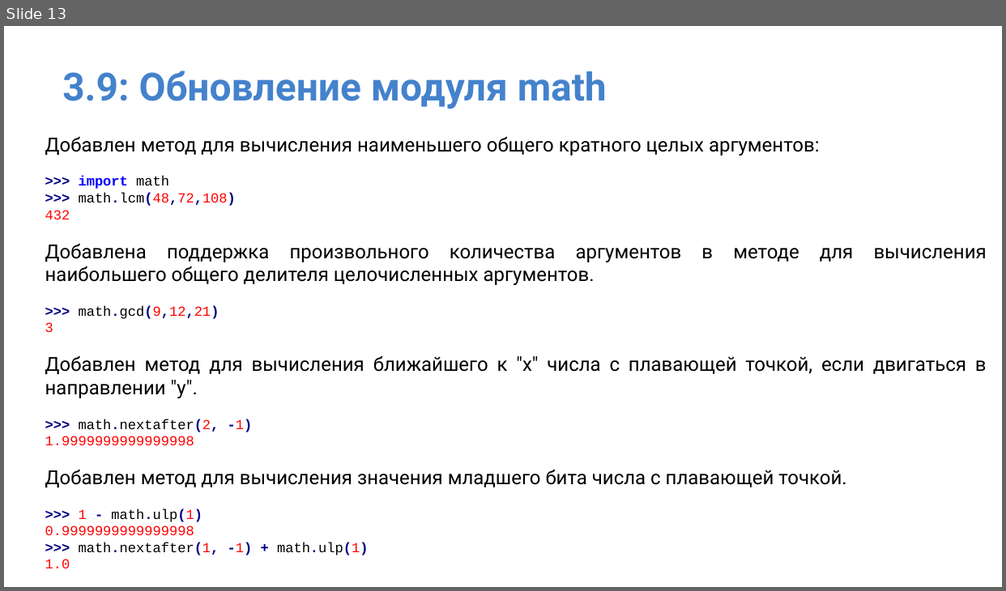
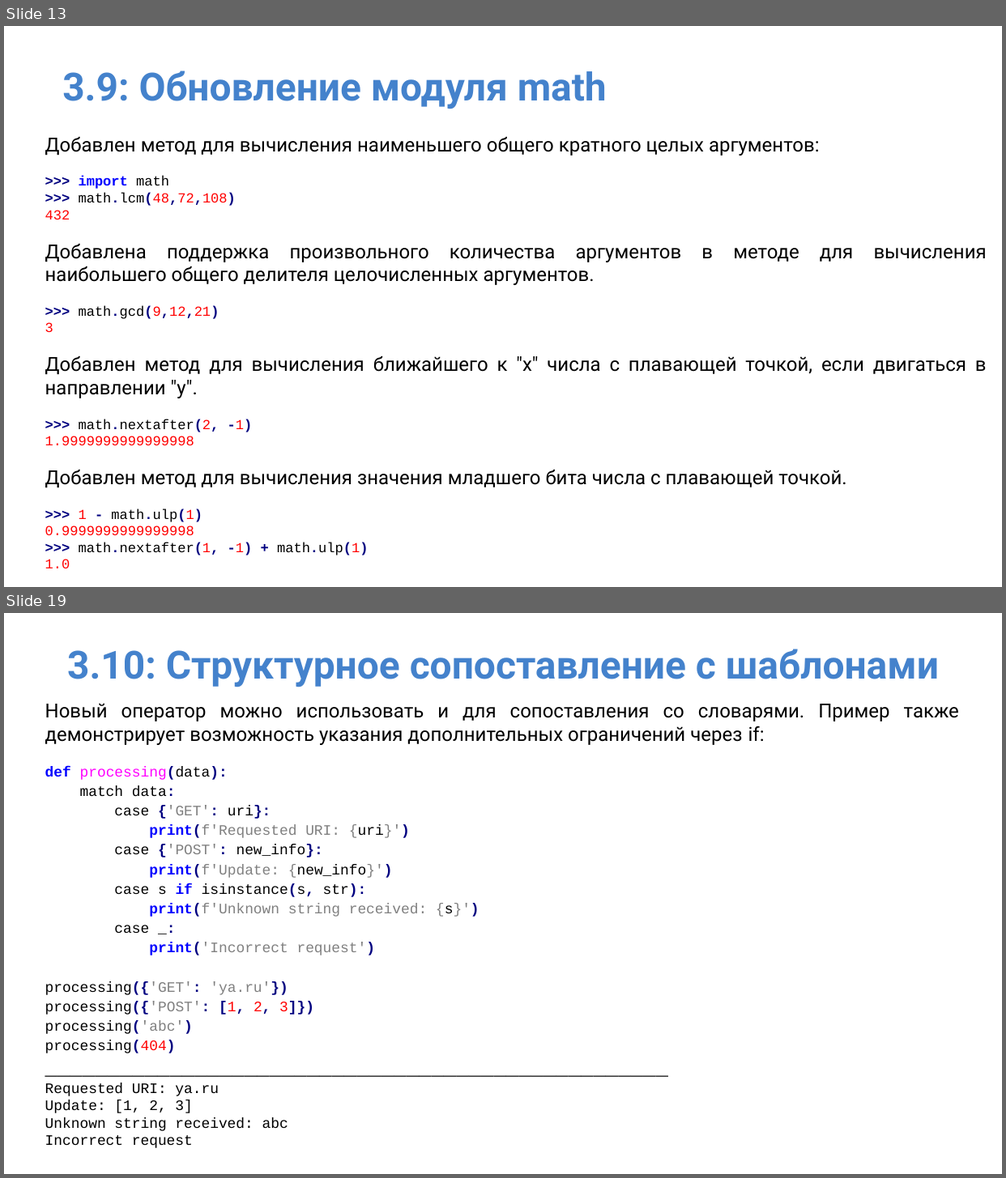
Before and after one commit to IlyaOrlov/PythonCourseKupno, a slide deck: Lectures/py_lec_8.pptx. Shown one above the other, each under a label of ours: slide 13 before the commit, slides 13 and 19 after it; the slides between them are not shown. The pictures are 1006x591 and 1006x1178 pixels, drawn with LibreOffice and Linux fonts; fonts in the diff are those of the drawing. Boxes give left, top, right and bottom in pixels: in the first picture for what was removed or moved away, otherwise in the second. Text is boxed around its words. In the diff, an @@ line names an element or a change of style, - is before the commit and + after.

```diff
--- a/Lectures/py_lec_8.pptx
+++ b/Lectures/py_lec_8.pptx
@@ slide 19 added at [4,613,1002,1174], background #FFFFFF @@
@@ title added at [67,649,939,688], 28 pt, text #4482CC, bold @@
+3.10: Структурное сопоставление с шаблонами
@@ text added at [45,703,959,1148], 10.5 pt, text #000000 @@
+Новый оператор можно использовать и для сопоставления со словарями. Пример также демонстрирует возможность указания дополнительных ограничений через if:
+def processing(data):
+match data:
+case {'GET': uri}:
+print(f'Requested URI: {uri}')
+case {'POST': new_info}:
+print(f'Update: {new_info}')
+case s if isinstance(s, str):
+print(f'Unknown string received: {s}')
+case _:
+print('Incorrect request')
+processing({'GET': 'ya.ru'})
+processing({'POST': [1, 2, 3]})
+processing('abc')
+processing(404)
+__________________________________________________
+Requested URI: ya.ru
+Update: [1, 2, 3]
+Unknown string received: abc
+Incorrect request
```
Also in this commit, not shown: 2 slides changed, 9 other slides added, 2 other files.
